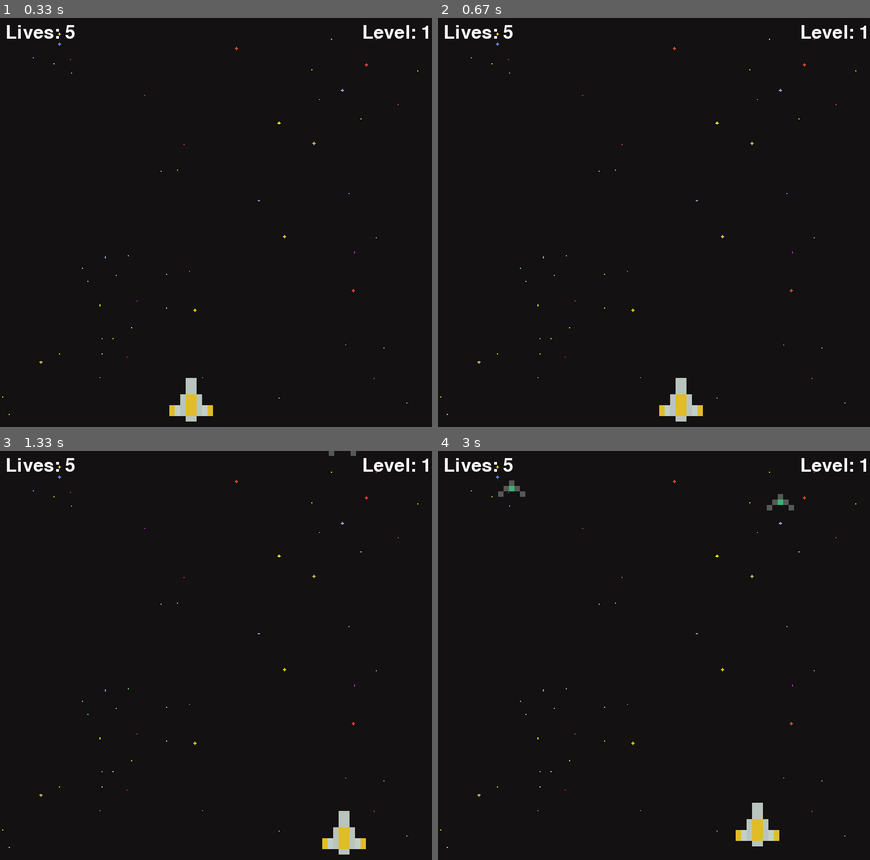
Above: before the commit, frames 1-4 (two rows, left to right).
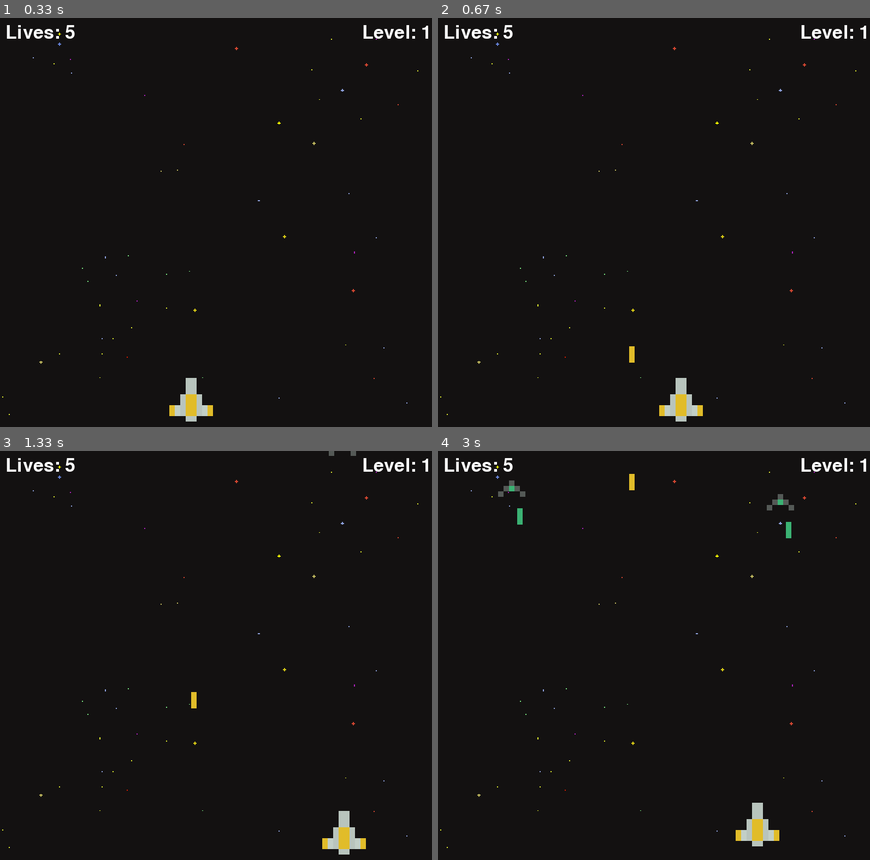
Above: after the commit, the same moments.

Repository: 8ctopotamus/space-invaders-pygame
Game: pygame game, started from main.py
The game is run twice, just before and just after one commit, with the same random seed, the same clock (stepped at 60 frames per second) and the same inputs.
Inputs:
- Up to frame 1 (0.33 s): no input
- Up to frame 2 (0.67 s): hold Space from 0.33 s (still down); hold D from 0.33 s (still down)
- Up to frame 3 (1.33 s): release Space at 0.8 s; release D at 0.8 s; hold D 0.83-1.3 s
- Up to frame 4 (3 s): hold W 1.33-1.63 s; hold D 1.67-2.13 s; hold A 2.17-2.7 s; hold S from 2.73 s (still down)

Frame 1 is identical in both runs. In frame 2, less than 0.1% of the frame differs, in the area x 44-46%, y 80-85%; in frame 3, less than 0.1%; in frame 4, 0.2%, in the area x 18-82%, y 5-22%.

Commit message:
enemies shooting

Diff:
--- a/main.py
+++ b/main.py
@@ -208,10 +208,15 @@
 
     for enemy in enemies[:]:
       enemy.move(enemy_vel)
+      enemy.move_lasers(laser_vel, player)
+
+      if random.randrange(0, 2*60) == 1:
+        enemy.shoot()
+
       if enemy.y + enemy.get_height() > HEIGHT:
         lives -= 1
         enemies.remove(enemy)
 
-    player.move_lasers(laser_vel, enemies)
+    player.move_lasers(-laser_vel, enemies)
 
 main()
